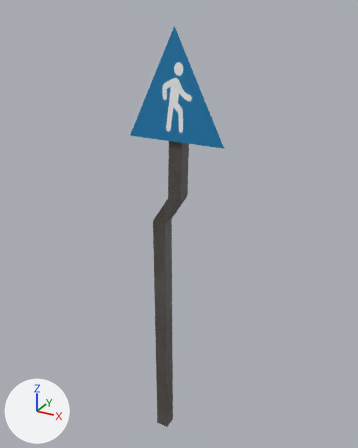
The FBX model Assets/Environment/Prefabs/LuigiObjects/ObjetosDaRua/PlacasDeTransito/PlacaPedestres/PlacaPedestres.fbx, before and after one commit.
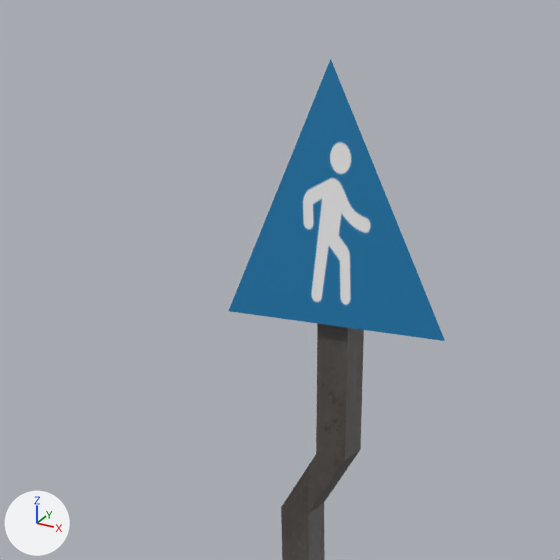
Old and new are each drawn whole from a 50 mm camera at (-1.37, -2.98, 3.51) aimed at (-3.06, 0.08, 1.98) and again close up on the part from 9% to 77% of the width and 0% to 54% of the height. The axes (+X, +Y, +Z) are drawn at lower left. The lights are the same throughout. Where no turn or scale is listed for an object, it has been applied to the vertices.

Script lines for the objects in view, before the commit:
```python
me_placa1 = bpy.data.meshes.new('Placa1')
me_placa1.from_pydata(...)  # 24 vertices, 20 faces; spans x -0.26..0.47, y -0.07..0.06, z -1.65..1.74
# faces by material slot: [18, 2]
me_placa1.materials.append(mat_poste)  # picture img_poste_base_color_png
me_placa1.materials.append(mat_placa6)  # picture img_placa_base_color_png
# before: 20 (-0.26, -0.07, 1.01) at pixel (228, 311), 21 (0.47, -0.07, 1.01) at pixel (445, 341), 22 (0.1, -0.07, 1.01) at pixel (331, 325), 23 (0.1, -0.07, 1.74) at pixel (330, 58)
ob_placa1 = bpy.data.objects.new('Placa1', me_placa1)
ob_placa1.location = (-3.101, -0.006, 1.657)
```
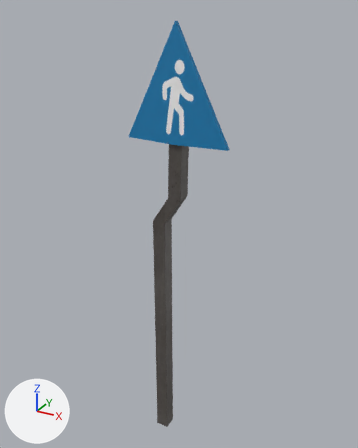
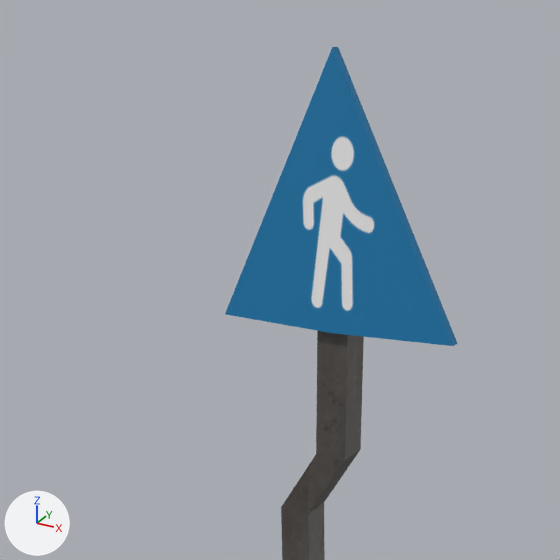
Patch to the scene script:
```diff
--- a/Assets/Environment/Prefabs/LuigiObjects/ObjetosDaRua/PlacasDeTransito/PlacaPedestres/PlacaPedestres.fbx.py
+++ b/Assets/Environment/Prefabs/LuigiObjects/ObjetosDaRua/PlacasDeTransito/PlacaPedestres/PlacaPedestres.fbx.py
@@ me_placa1 @@
 # used by ob_placa1; location = (-3.101, -0.006, 1.657)
 # verts and faces of me_placa1; kept vertices keep their numbers, new ones are numbered from 24
-me_placa1.from_pydata(...)  # 24 vertices, 20 faces; spans x -0.26..0.47, y -0.07..0.06, z -1.65..1.74
+me_placa1.from_pydata(...)  # 28 vertices, 26 faces; spans x -0.28..0.49, y -0.07..0.06, z -1.65..1.77
+# me_placa1 part 1
+delete_vertices([20, 21])  # with the faces that use them
+verts[22] = (-0.28, -0.03, 0.99)  # moved
+verts[23] = (0.1, -0.03, 1.77)  # moved, pixel (338, 46)
+verts[24] = (0.1, -0.03, 0.98)
+verts[25] = (0.49, -0.03, 0.99)  # pixel (457, 343)
+verts[26] = (0.1, -0.07, 0.98)  # pixel (332, 333)
+verts[27] = (0.49, -0.06, 0.99)  # pixel (453, 346)
+verts[28] = (-0.28, -0.06, 0.99)  # pixel (224, 314)
+verts[29] = (0.1, -0.06, 1.77)  # pixel (332, 46)
+faces += [(23, 25, 24), (22, 23, 24), (26, 27, 29), (26, 29, 28), (24, 25, 27, 26), (23, 29, 27, 25)]  # mat_placa6 (picture img_placa_base_color_png)
+faces += [(22, 24, 26, 28), (22, 28, 29, 23)]  # mat_placa6 (picture img_placa_base_color_png)
 me_placa1.materials.append(mat_poste)
```

Pixel boxes (x1, y1, x2, y2) of what changed, in the close-ups (560 x 560 px):
'Placa1', reshaped: before (229, 59, 445, 560); after (225, 47, 458, 560)
part 1 of me_placa1, built on: before (229, 59, 445, 341); after (225, 47, 458, 346)
